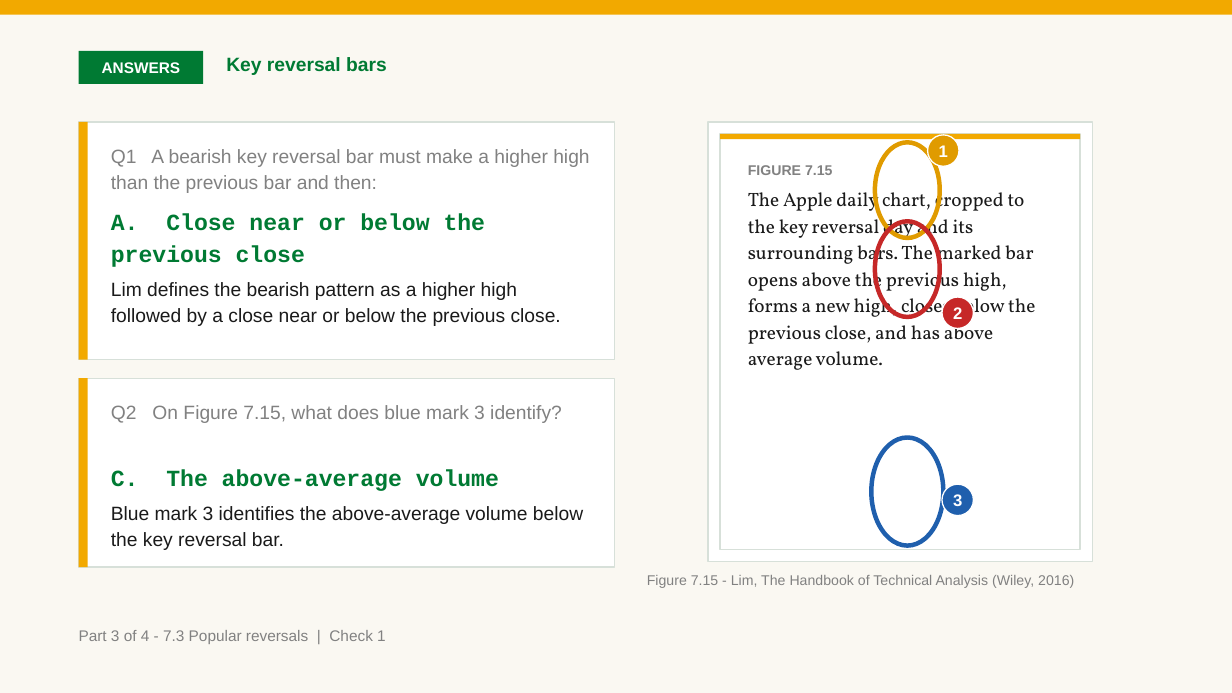
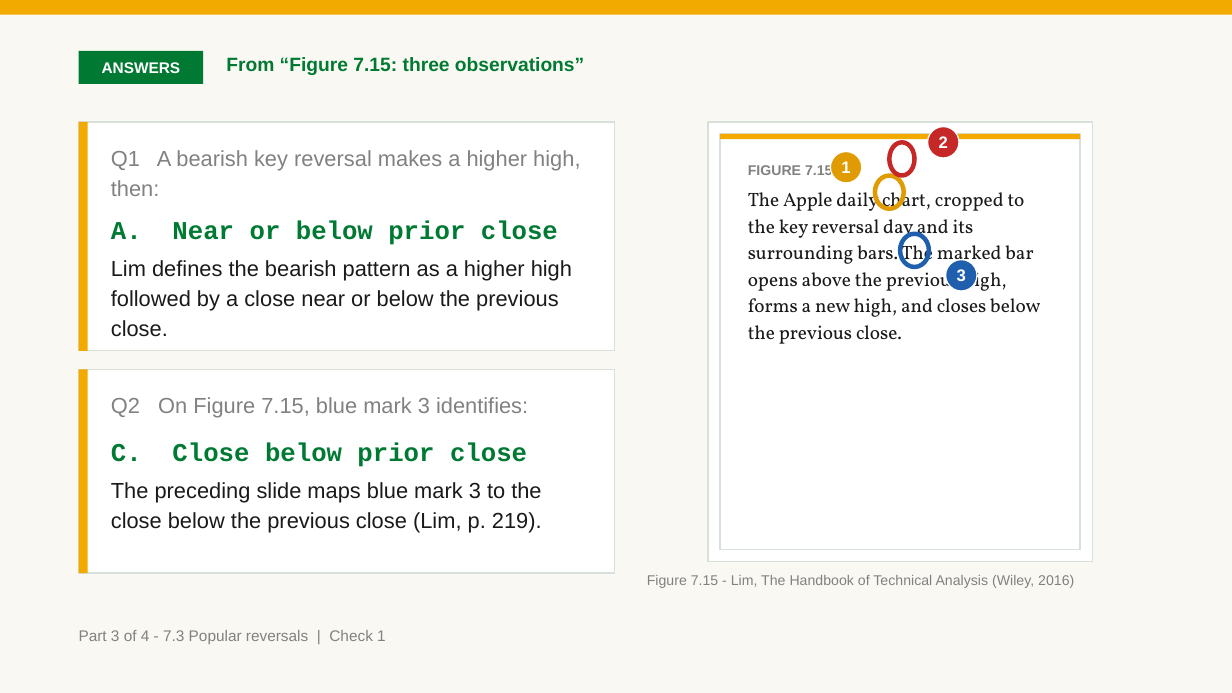
Before and after one commit to benjiesotelo-sudo/Telos_FIN1209, a slide deck: slide 12 of chapter-07/FIN1209-Chapter-07.pptx. Drawn at 1232x693 pixels with LibreOffice and Linux fonts; fonts in the diff are those of the drawing. Boxes give left, top, right and bottom in pixels: in the first picture for what was removed or moved away, otherwise in the second. Text is boxed around its words. In the diff, an @@ line names an element or a change of style, - is before the commit and + after.

```diff
--- a/chapter-07/FIN1209-Chapter-07.pptx
+++ b/chapter-07/FIN1209-Chapter-07.pptx
@@ text at (226, 57, 584, 75): text changed @@
-Key reversal bars
+From “Figure 7.15: three observations”
@@ rectangle: place and size @@
-rectangle at (79, 122, 615, 360)
+rectangle at (79, 122, 615, 351)
@@ rectangle: place and size @@
-rectangle at (79, 122, 88, 360)
+rectangle at (79, 122, 88, 351)
@@ ellipse: place and size @@
-ellipse at (875, 222, 940, 317)
+ellipse at (889, 142, 914, 176)
@@ ellipse "2": place and size @@
-ellipse "2" at (943, 297, 974, 328)
+ellipse "2" at (928, 127, 959, 158)
@@ text at (111, 150, 580, 196): text changed; size 15 to 17 pt @@
-Q1 A bearish key reversal bar must make a higher high than the previous bar and then:
+Q1 A bearish key reversal makes a higher high, then:
@@ ellipse "1": place and size @@
-ellipse "1" at (928, 135, 959, 166)
+ellipse "1" at (831, 152, 862, 183)
@@ ellipse: place and size @@
-ellipse at (875, 142, 940, 238)
+ellipse at (875, 176, 904, 209)
@@ text at (748, 188, 1040, 344): text changed @@
-The Apple daily chart, cropped to the key reversal day and its surrounding bars. The marked bar opens above the previous high, forms a new high, closes below the previous close, and has above average volume.
+The Apple daily chart, cropped to the key reversal day and its surrounding bars. The marked bar opens above the previous high, forms a new high, and closes below the previous close.
@@ text at (111, 220, 558, 245): text changed; size 18 to 20 pt @@
-A. Close near or below the previous close
+A. Near or below prior close
@@ ellipse: place and size @@
-ellipse at (872, 438, 944, 546)
+ellipse at (900, 234, 929, 267)
@@ text at (111, 260, 572, 337): size 15 to 17 pt in "Lim defines the bearish pattern as a ..." @@
@@ ellipse "3": place and size @@
-ellipse "3" at (943, 484, 974, 516)
+ellipse "3" at (945, 260, 977, 291)
@@ rectangle: place and size @@
-rectangle at (79, 378, 615, 567)
+rectangle at (79, 370, 615, 574)
@@ rectangle: place and size @@
-rectangle at (79, 378, 88, 567)
+rectangle at (79, 370, 88, 574)
@@ text at (111, 397, 528, 418): text changed; size 15 to 17 pt @@
-Q2 On Figure 7.15, what does blue mark 3 identify?
+Q2 On Figure 7.15, blue mark 3 identifies:
@@ text at (111, 442, 542, 533): text changed; size 15 to 17 pt @@
-C. The above-average volume
-Blue mark 3 identifies the above-average volume below the key reversal bar.
+C. Close below prior close
+The preceding slide maps blue mark 3 to the close below the previous close (Lim, p. 219).
```
Also in this commit, not shown: 6 other slides changed, 3 other files.
